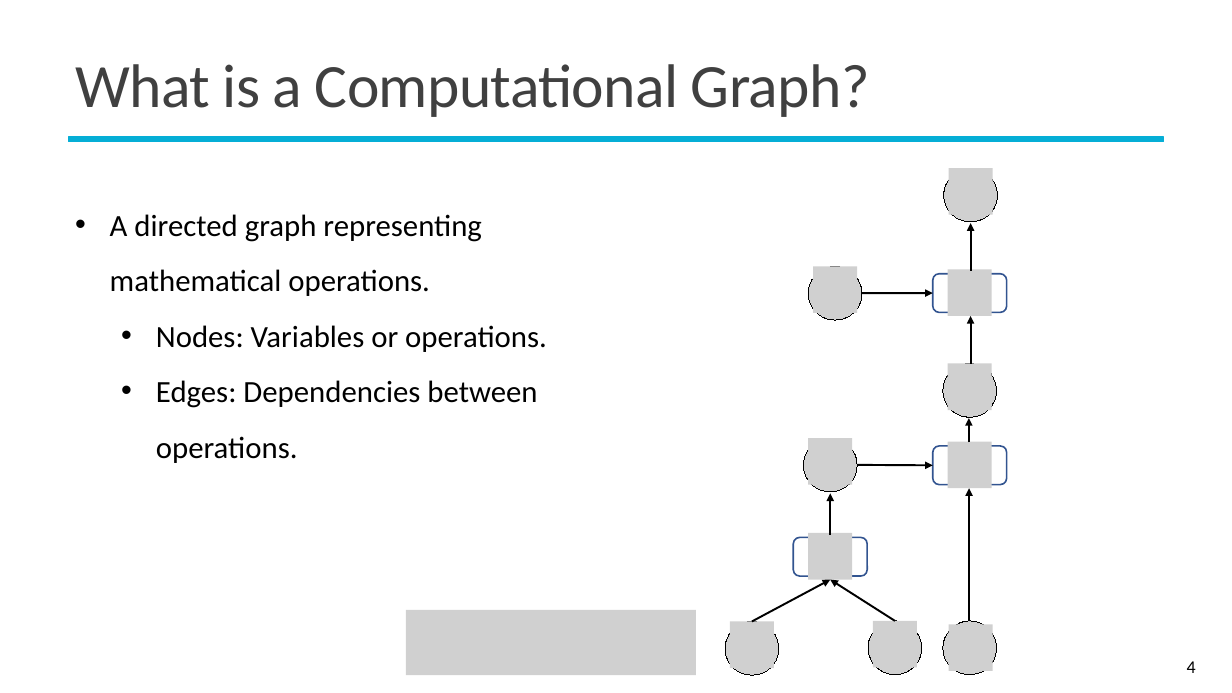
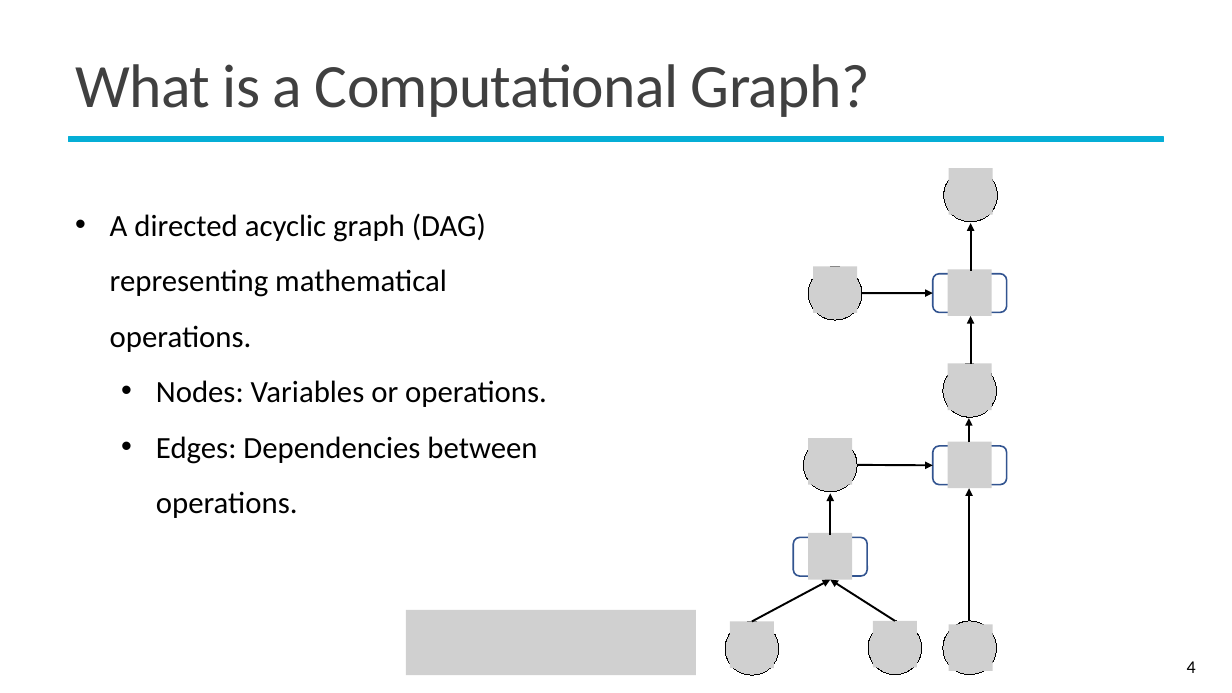
Before and after one commit to mcps5601/CGUDL_2025_Spring, a slide deck: slide 4 of slides/dl_framework_0317.pptx. Drawn at 1232x693 pixels with LibreOffice and Linux fonts; fonts in the diff are those of the drawing; grey boxes stand for pictures; background and template pictures are left out. Boxes give left, top, right and bottom in pixels: in the first picture for what was removed or moved away, otherwise in the second. Text is boxed around its words. In the diff, an @@ line names an element or a change of style, - is before the commit and + after.

Commit message:
feat: update slide

```diff
--- a/slides/dl_framework_0317.pptx
+++ b/slides/dl_framework_0317.pptx
@@ text at (110, 213, 486, 352): text changed @@
-• A directed graph representing mathematical operations.
+• A directed acyclic graph (DAG) representing mathematical operations.
```
Also in this commit, not shown: 2 other slides changed, 2 slides added.
